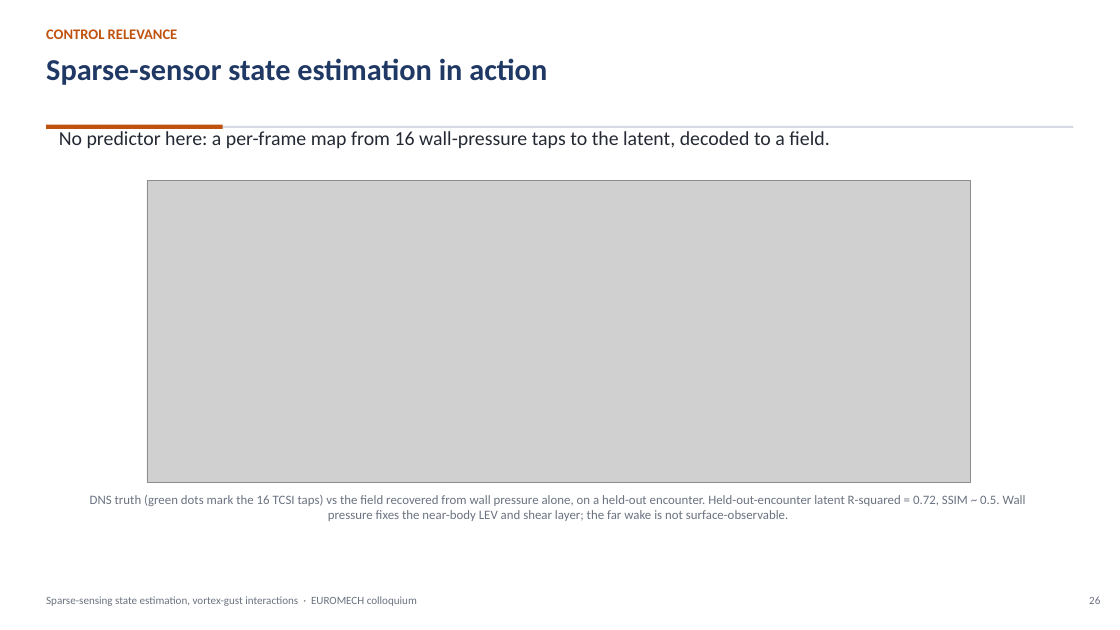
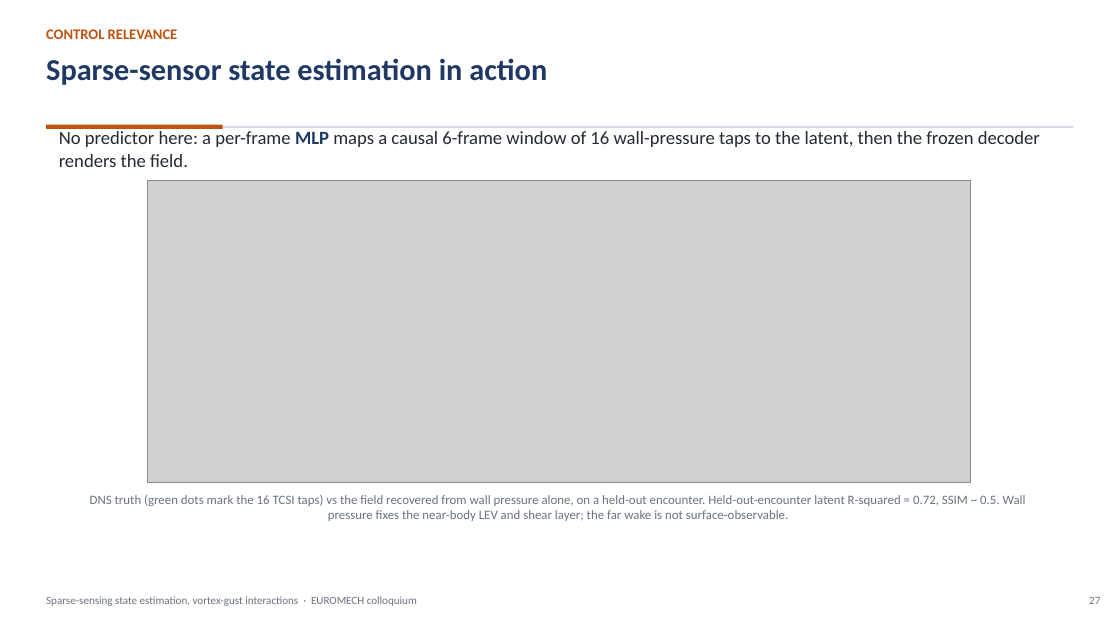
Before and after one commit to sanmi90/GUST-JEPA, a slide deck: slide 27 of paper/talk/euromech_gust_jepa.pptx (slide 26 before the commit). Drawn at 1120x630 pixels with LibreOffice and Linux fonts; fonts in the diff are those of the drawing; grey boxes stand for pictures. Boxes give left, top, right and bottom in pixels: in the first picture for what was removed or moved away, otherwise in the second. Text is boxed around its words. In the diff, an @@ line names an element or a change of style, - is before the commit and + after.

```diff
--- a/paper/talk/euromech_gust_jepa.pptx
+++ b/paper/talk/euromech_gust_jepa.pptx
@@ text at [59,131,1040,167]: text changed; size 17 to 16 pt @@
-No predictor here: a per-frame map from 16 wall-pressure taps to the latent, decoded to a field.
+No predictor here: a per-frame MLP maps a causal 6-frame window of 16 wall-pressure taps to the latent, then the frozen decoder renders the field.
@@ text at [1089,597,1100,604]: text changed @@
-26
+27
```
Also in this commit, not shown: 17 other slides changed, 1 slide added, 1 slide removed, 7 other files.
